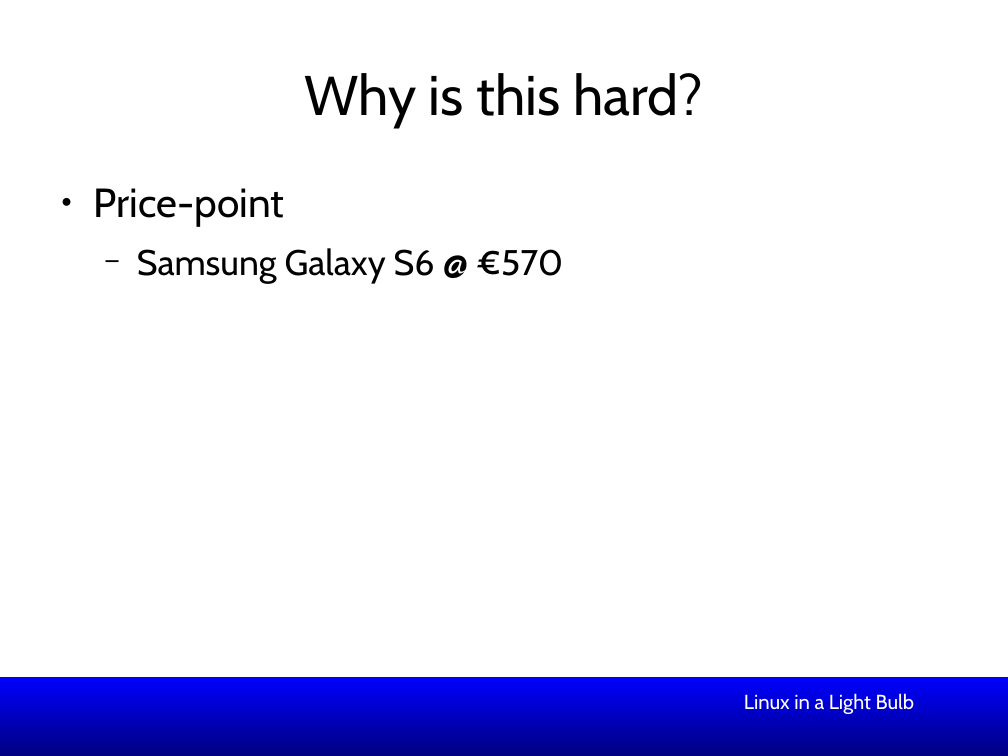
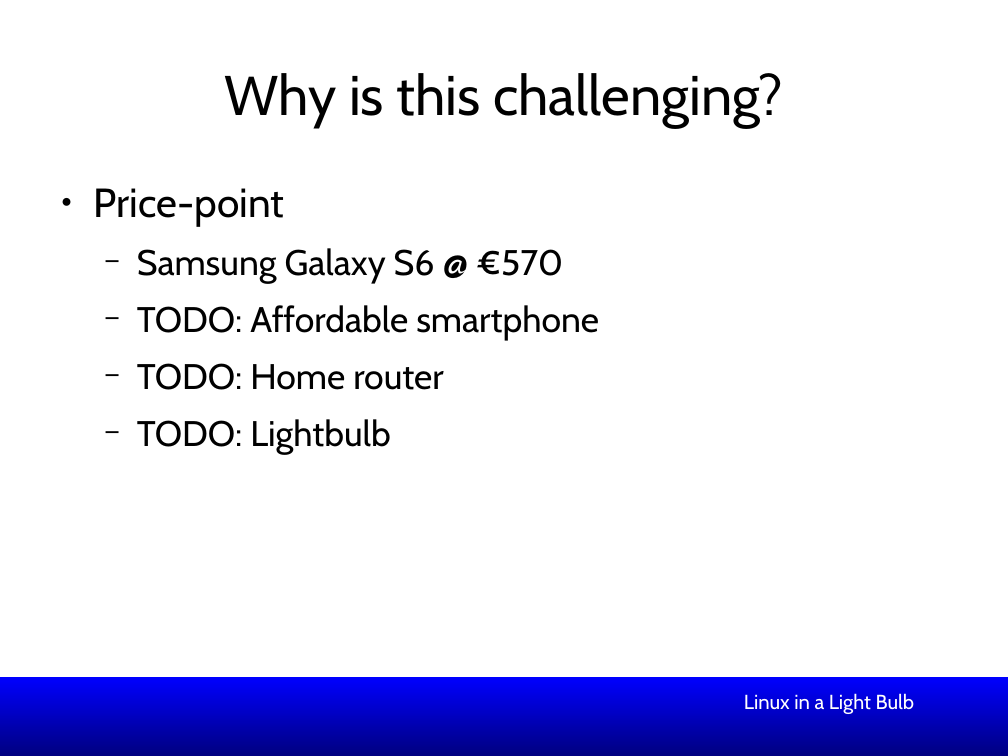
Before and after one commit to smipi1/elce2015, a slide deck: slide 14 of presentations/Linux_In_a_Lightbulb-Where_are_we_on_tinification-ELCE2015.odp. Drawn at 1008x756 pixels with LibreOffice and Linux fonts; fonts in the diff are those of the drawing; background and template pictures are left out. Boxes give left, top, right and bottom in pixels: in the first picture for what was removed or moved away, otherwise in the second. Text is boxed around its words. In the diff, an @@ line names an element or a change of style, - is before the commit and + after.

```diff
--- a/presentations/Linux_In_a_Lightbulb-Where_are_we_on_tinification-ELCE2015.odp
+++ b/presentations/Linux_In_a_Lightbulb-Where_are_we_on_tinification-ELCE2015.odp
@@ title at (225,73,783,128): text changed @@
-Why is this hard?
+Why is this challenging?
@@ text at (137,305,599,455): paragraphs added @@
+  − TODO: Affordable smartphone
+  − TODO: Home router
+  − TODO: Lightbulb
```
Also in this commit, not shown: 1 slide added, 1 other file.
